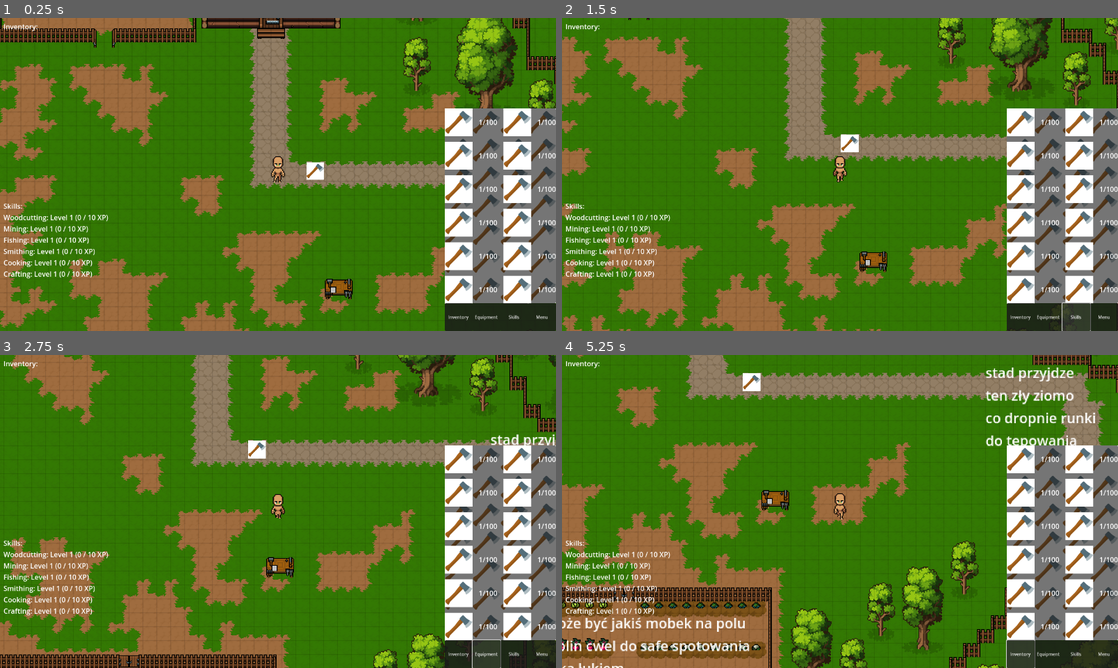
Above: before the commit, frames 1-4 (two rows, left to right).
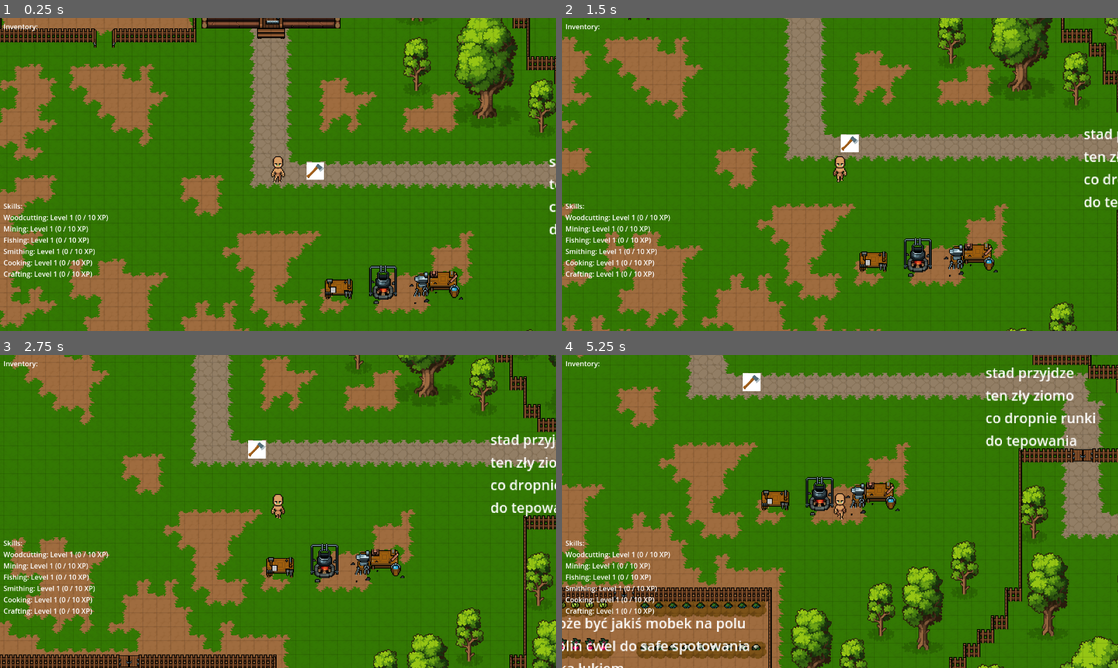
Above: after the commit, the same moments.

Repository: Stroin/2DScape
Game: Godot game, scene res://Scenes/KelduinTest.tscn
Same seed, same stepped clock (60 frames per second), same inputs: the game is played once before the commit and once after it. The project has no main scene, so this scene is started directly.
Inputs (mouse positions are in pixels of both pictures, inside the frame that each line leads up to):
- Up to frame 1 (0.25 s): no input
- Up to frame 2 (1.5 s): click (1017, 318) at 0.5 s, where only the run before the commit has a clickable "Inventory"; click (1073, 318) at 1.25 s, where only the run before the commit has a clickable "Skills"
- Up to frame 3 (2.75 s): click (489, 655) at 2 s, where only the run before the commit has a clickable "Equipment"
- Up to frame 4 (5.25 s): click (1017, 655) at 2.75 s, where only the run before the commit has a clickable "Inventory"; click (1051, 655) at 3.5 s, where only the run before the commit has a clickable "Equipment"; click (1073, 655) at 4.25 s, where only the run before the commit has a clickable "Skills"; click (1017, 655) at 5 s, where only the run before the commit has a clickable "Inventory"

The runs differ from the first frame. In frame 1, 15% of the frame differs, in the area x 66-100%, y 28-100%; in frame 2, 15%; in frame 3, 15%; in frame 4, 15%, in the area x 43-100%, y 28-100%.

Commit message:
OtherCraftingStations

Diff:
--- /dev/null
+++ b/Prefabs/Tilemap_Prefabs/Testing/anvil.tscn
@@ -0,0 +1,20 @@
+[gd_scene load_steps=4 format=3 uid="uid://biqoo37h2t121"]
+
+[ext_resource type="Script" path="res://Scripts/Interactable.gd" id="1_cjgys"]
+[ext_resource type="Texture2D" uid="uid://ces84c7vl51rj" path="res://Assets/Environment/Structures/Stations/Anvil/Anvil.png" id="2_gpy2s"]
+
+[sub_resource type="RectangleShape2D" id="RectangleShape2D_q1aal"]
+size = Vector2(75, 48)
+
+[node name="Area2D" type="Area2D"]
+script = ExtResource("1_cjgys")
+interactable_type = "anvil"
+
+[node name="Sprite2D" type="Sprite2D" parent="."]
+texture = ExtResource("2_gpy2s")
+region_enabled = true
+region_rect = Rect2(0, 40, 64, 40)
+
+[node name="CollisionShape2D" type="CollisionShape2D" parent="."]
+position = Vector2(2.5, 2)
+shape = SubResource("RectangleShape2D_q1aal")
--- /dev/null
+++ b/Prefabs/Tilemap_Prefabs/Testing/campfire.tscn
@@ -0,0 +1,20 @@
+[gd_scene load_steps=4 format=3 uid="uid://bvb25haekefwf"]
+
+[ext_resource type="Script" path="res://Scripts/Interactable.gd" id="1_88uwo"]
+[ext_resource type="Texture2D" uid="uid://bt1otvdxcr1sa" path="res://Assets/Environment/Structures/Stations/Cooking Station/Cooking Station.png" id="2_1ptve"]
+
+[sub_resource type="RectangleShape2D" id="RectangleShape2D_q1aal"]
+size = Vector2(32, 48)
+
+[node name="Area2D" type="Area2D"]
+script = ExtResource("1_88uwo")
+interactable_type = "campfire"
+
+[node name="Sprite2D" type="Sprite2D" parent="."]
+texture = ExtResource("2_1ptve")
+region_enabled = true
+region_rect = Rect2(80, 80, 32, 48)
+
+[node name="CollisionShape2D" type="CollisionShape2D" parent="."]
+position = Vector2(0, 2)
+shape = SubResource("RectangleShape2D_q1aal")
--- a/Scenes/KelduinTest.tscn
+++ b/Scenes/KelduinTest.tscn
@@ -14,6 +14,8 @@
 [ext_resource type="PackedScene" uid="uid://bkpqqthrusru4" path="res://Prefabs/Player.tscn" id="12_ylla6"]
 [ext_resource type="PackedScene" uid="uid://gviv553ix32b" path="res://Prefabs/pickup.tscn" id="13_0b8gy"]
 [ext_resource type="PackedScene" uid="uid://bgmlhn3vw0inu" path="res://Prefabs/Tilemap_Prefabs/Testing/crafting_table.tscn" id="14_st4nb"]
+[ext_resource type="PackedScene" uid="uid://bvb25haekefwf" path="res://Prefabs/Tilemap_Prefabs/Testing/campfire.tscn" id="15_ssxl0"]
+[ext_resource type="PackedScene" uid="uid://biqoo37h2t121" path="res://Prefabs/Tilemap_Prefabs/Testing/anvil.tscn" id="16_fsqoy"]
 
 [node name="Tutorial_Part2" type="Node2D"]
 
@@ -21,6 +23,15 @@
 
 [node name="CanvasLayer" parent="Control" index="0"]
 visible = true
+
+[node name="Inventory" parent="Control/CanvasLayer" index="1"]
+visible = false
+
+[node name="Skills" parent="Control/CanvasLayer" index="2"]
+visible = false
+
+[node name="Navigation" parent="Control/CanvasLayer" index="3"]
+visible = false
 
 [node name="Control2" parent="." instance=ExtResource("2_6chl8")]
 pathfinding_controller_path = NodePath("../PathfindingController")
@@ -148,6 +159,12 @@
 [node name="Area2D2" parent="." instance=ExtResource("14_st4nb")]
 position = Vector2(878, 316)
 
+[node name="Area2D3" parent="." instance=ExtResource("15_ssxl0")]
+position = Vector2(929, 310)
+
+[node name="Area2D4" parent="." instance=ExtResource("16_fsqoy")]
+position = Vector2(990, 315)
+
 [editable path="Control"]
 [editable path="Control2"]
 [editable path="Control3"]
--- a/Scripts/CraftingUI.gd
+++ b/Scripts/CraftingUI.gd
@@ -26,10 +26,12 @@
 		push_warning("CraftingUI: player not found")
 
 func _on_pc_interact(interactable: Interactable, _cell: Vector2i) -> void:
-	# only respond to crafting tables
-	if interactable.interactable_type != "crafting_table":
+	# only respond if there are recipes for this station
+	var st = interactable.interactable_type
+	var available = RecipeManager.get_recipes_for_station(st)
+	if available.size() == 0:
 		return
-	current_station = interactable.interactable_type
+	current_station = st
 	panel.visible = true
 	pc.set_process_input(false)
 	_refresh_list()
Not shown: 1 places in Scenes/KelduinTest.tscn that only renumber resources
